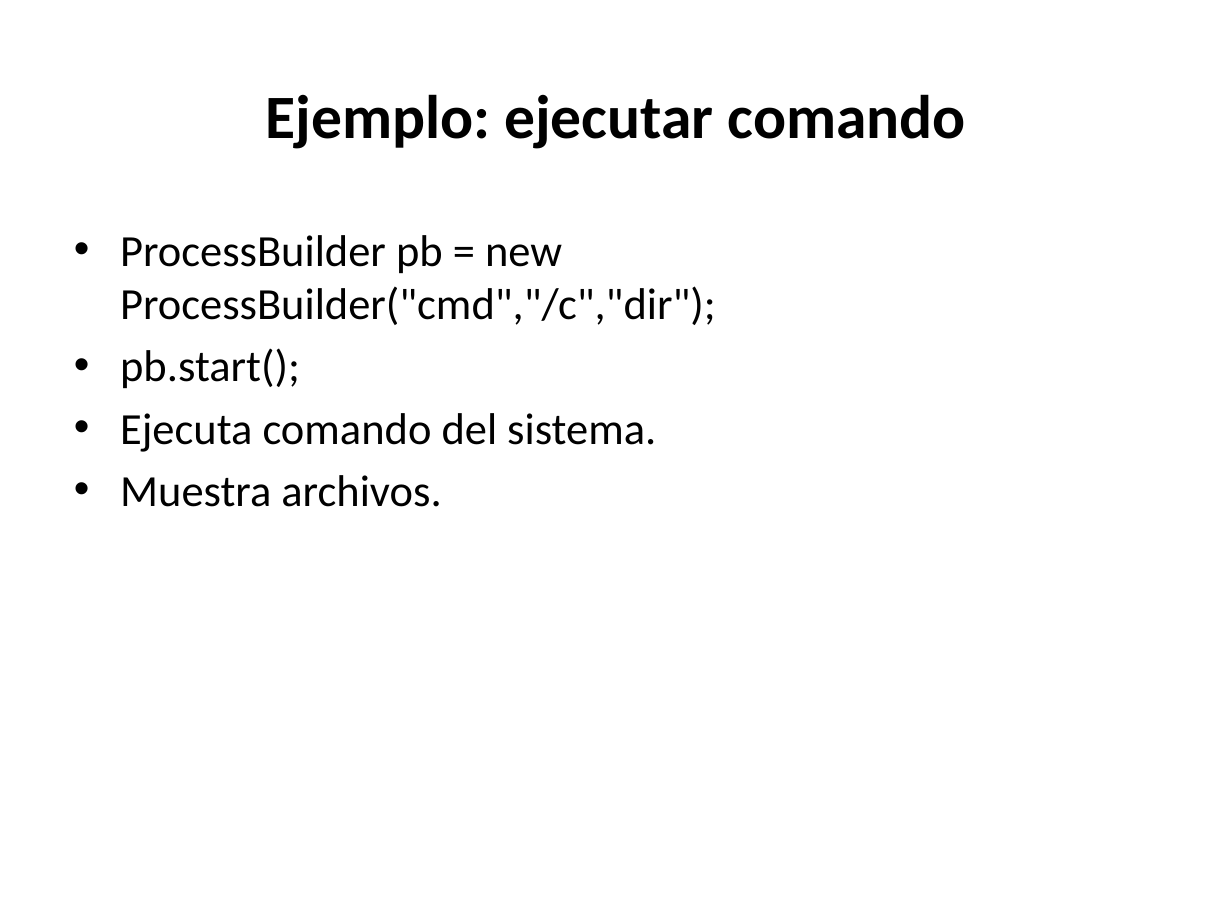
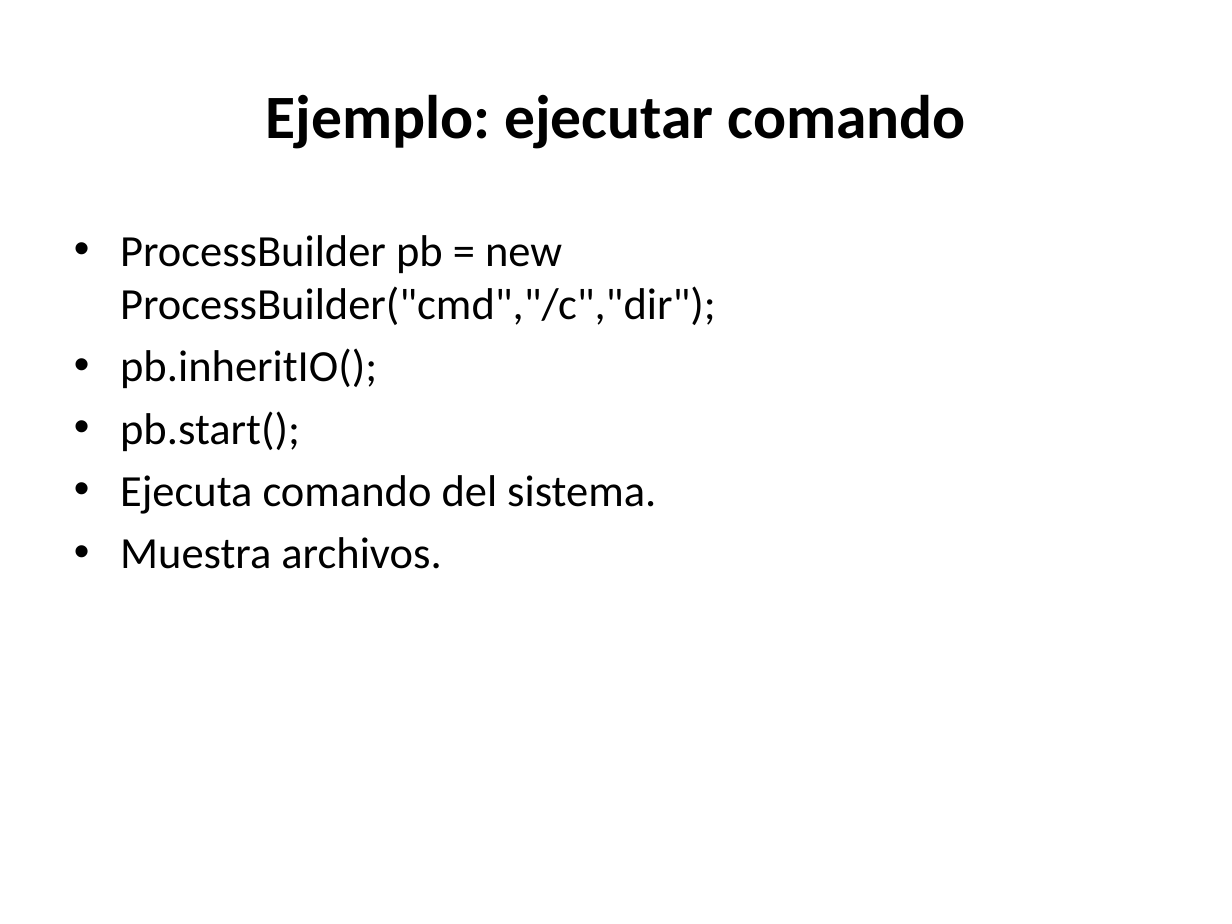
Before and after one commit to AlbertoRuizprofesor/programacion_sistemas_informaticos, a slide deck: slide 11 of MF0964_3 Desarrollo de elementos software para gestión de/JAVA/PROGRAMACION PROCESOS E HILOS/Programacion_Procesos_Java_FP_PRO.pptx. Drawn at 1232x924 pixels with LibreOffice and Linux fonts; fonts in the diff are those of the drawing. Boxes give left, top, right and bottom in pixels: in the first picture for what was removed or moved away, otherwise in the second. Text is boxed around its words. In the diff, an @@ line names an element or a change of style, - is before the commit and + after.

```diff
--- a/MF0964_3 Desarrollo de elementos software para gestión de/JAVA/PROGRAMACION PROCESOS E HILOS/Programacion_Procesos_Java_FP_PRO.pptx
+++ b/MF0964_3 Desarrollo de elementos software para gestión de/JAVA/PROGRAMACION PROCESOS E HILOS/Programacion_Procesos_Java_FP_PRO.pptx
@@ text at [120,348,377,389]: paragraph added @@
+• pb.inheritIO();
```
Also in this commit, not shown: 1 other file.
